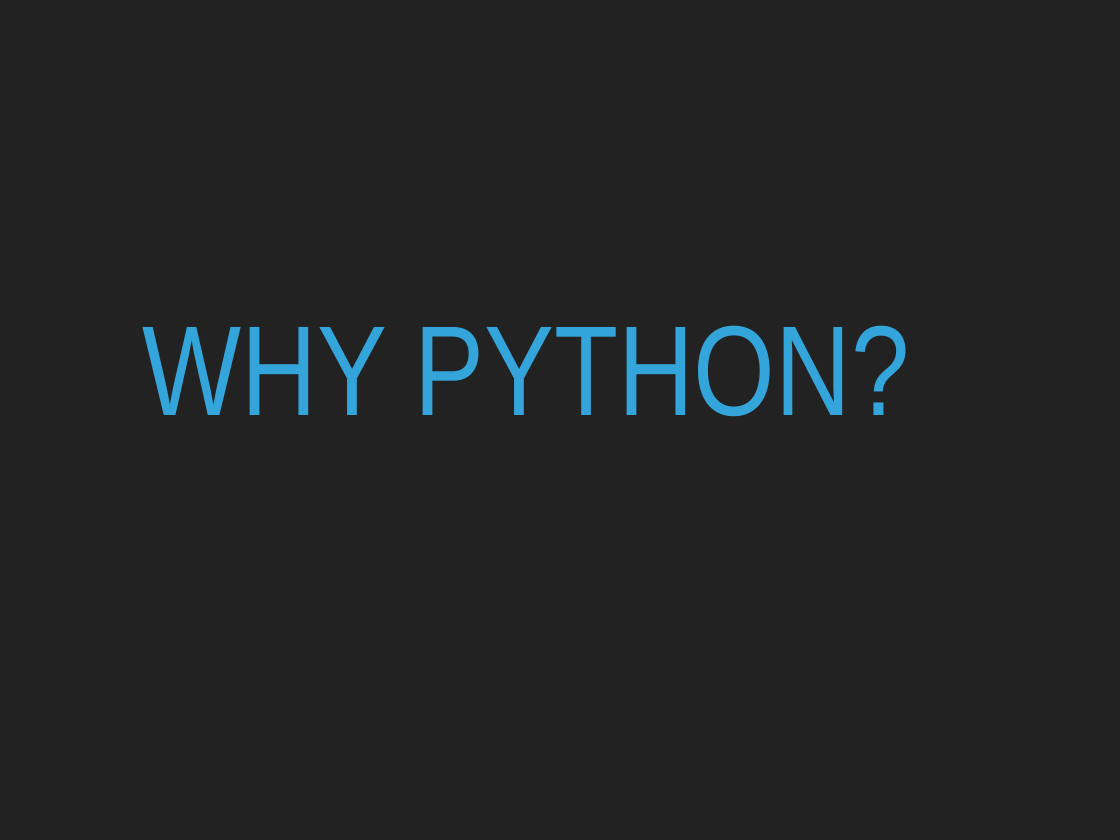
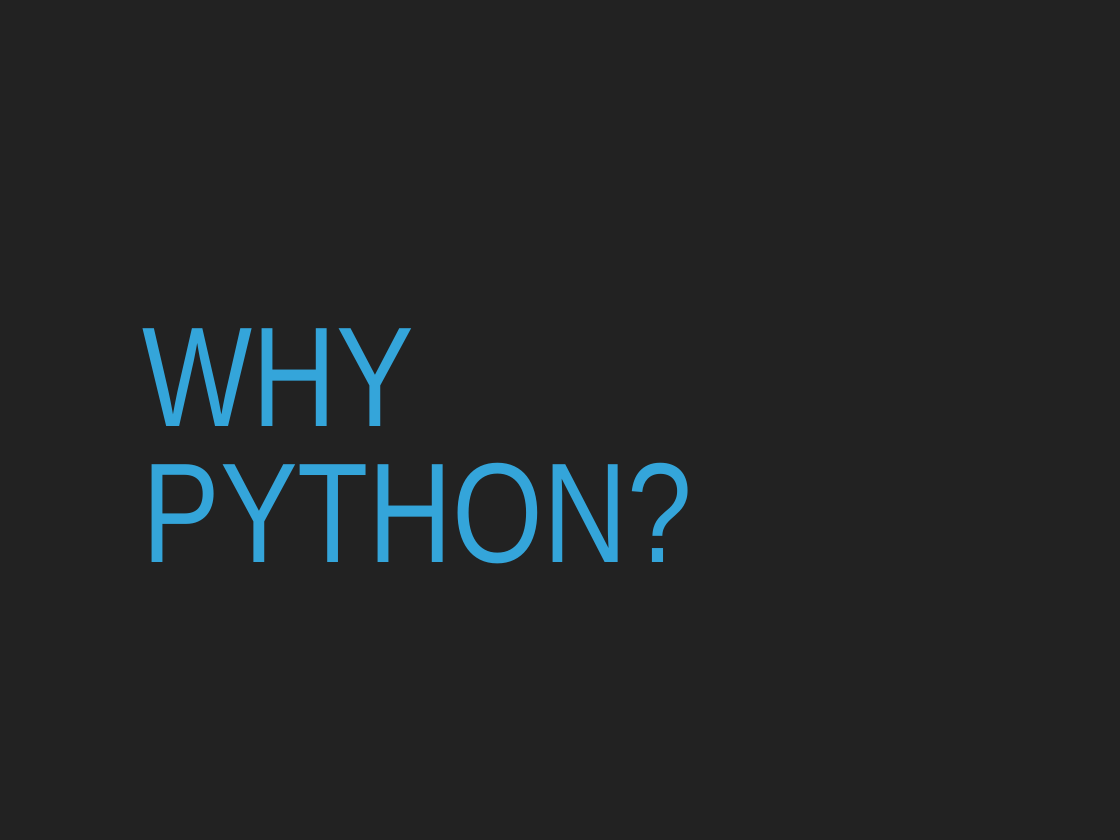
Before and after one commit to patricks1/python-for-data-science, a slide deck: slide 3 of Session01/Session1_Slides.pptx. Drawn at 1120x840 pixels with LibreOffice and Linux fonts; fonts in the diff are those of the drawing. Boxes give left, top, right and bottom in pixels: in the first picture for what was removed or moved away, otherwise in the second. Text is boxed around its words. In the diff, an @@ line names an element or a change of style, - is before the commit and + after.

```diff
--- a/Session01/Session1_Slides.pptx
+++ b/Session01/Session1_Slides.pptx
@@ title "WHY PYTHON?" at (143, 328, 693, 564): size 117 to 130 pt @@
```
Also in this commit, not shown: 4 other slides changed.
